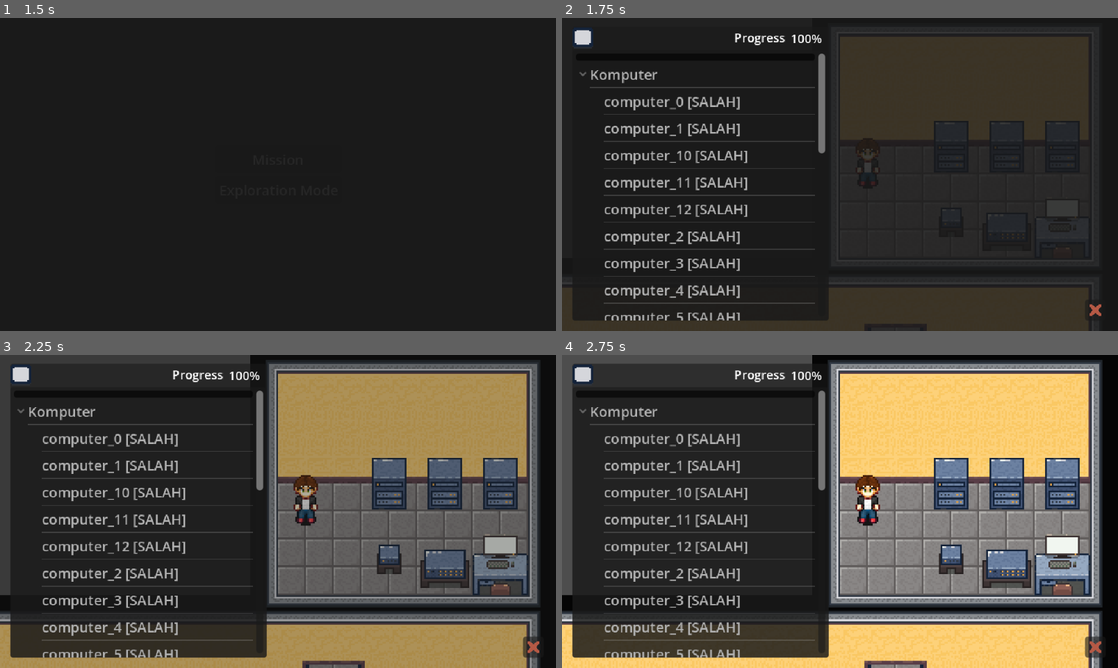
Above: before the commit, frames 1-4 (two rows, left to right).
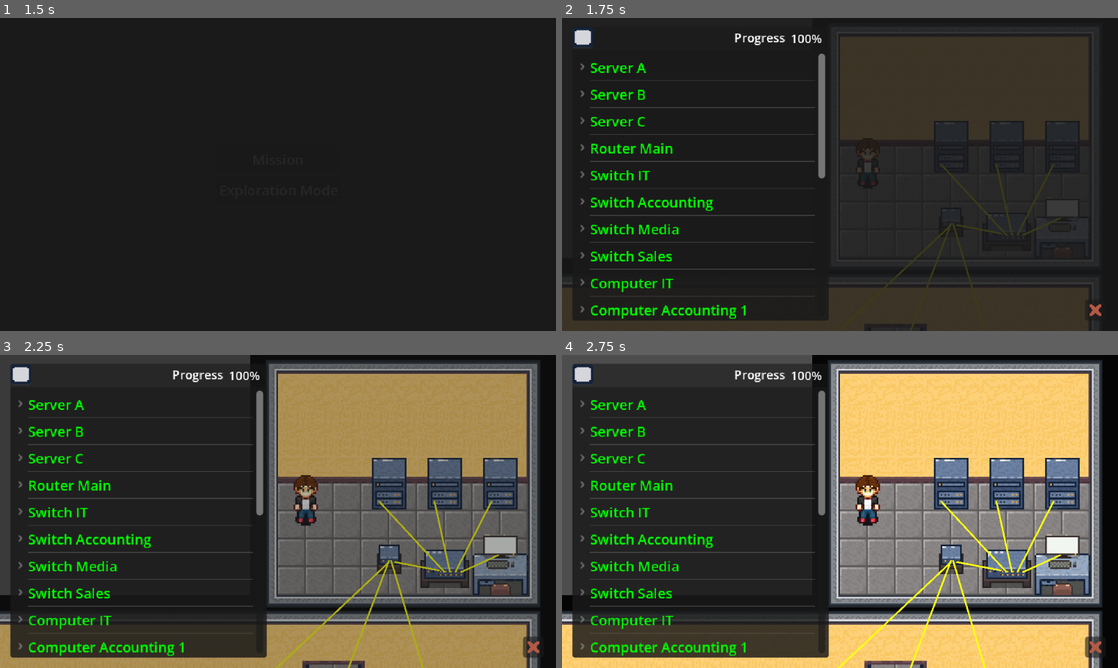
Above: after the commit, the same moments.

Repository: LutfiNR/troubleshooter
Game: Godot game, scene res://user_interface/menu.tscn
Two runs of this game, one before a commit and one after it. Both use one fixed random seed, a clock stepped at 60 frames per second and the inputs below.
Inputs (mouse positions are in pixels of both pictures, inside the frame that each line leads up to):
- Up to frame 1 (1.5 s): click "Mission" at 0.5 s; click "Exploration Mode" at 1.25 s
- Up to frame 2 (1.75 s): no input
- Up to frame 3 (2.25 s): drag from (500, 552) to (389, 483) at 2.02 s
- Up to frame 4 (2.75 s): no input

Frame 1 is identical in both runs. In frame 2, 7.6% of the frame differs, in the area x 3-90%, y 14-99%; in frame 3, 8.3%; in frame 4, 8.3%, in the area x 3-90%, y 14-100%.
Error after the commit: Parse Error: Too many arguments for "new()" call. Expected at most 0 but received 2. (res://entities/device/router/desktop/dhcp_relay.gd:74)

Commit message:
[feat] Add configuration list and progress - refactor device components setup

Diff:
--- a/autoloads/mission_manager/mission_manager.gd
+++ b/autoloads/mission_manager/mission_manager.gd
@@ -4,12 +4,14 @@
 @onready var empty_configuration: MissionData = preload("uid://dwqknavuvqsr")
 
 # Dictionary utama yang menampung evaluasi hierarkis untuk Tree UI
-var mission_item: Dictionary = {}
+var mission_item: Dictionary = { }
+
 
 func _ready() -> void:
 	NetworkDeviceManager.device_updated.connect(_on_device_updated)
 	if empty_configuration:
 		load_mission_configuration(empty_configuration)
+
 
 func load_mission_configuration(configuration: MissionData) -> void:
 	if not configuration:
@@ -23,10 +25,14 @@
 	ConnectionManager.connections.clear()
 
 	# Muat alat ke NetworkDeviceManager (gunakan duplicate agar data asli tidak tertimpa saat runtime)
-	if configuration.computer_devices: _load_devices_to_manager(configuration.computer_devices)
-	if configuration.server_devices: _load_devices_to_manager(configuration.server_devices)
-	if configuration.router_devices: _load_devices_to_manager(configuration.router_devices)
-	if configuration.switch_devices: _load_devices_to_manager(configuration.switch_devices)
+	if configuration.computer_devices:
+		_load_devices_to_manager(configuration.computer_devices)
+	if configuration.server_devices:
+		_load_devices_to_manager(configuration.server_devices)
+	if configuration.router_devices:
+		_load_devices_to_manager(configuration.router_devices)
+	if configuration.switch_devices:
+		_load_devices_to_manager(configuration.switch_devices)
 
 	# Muat koneksi kabel ke ConnectionManager
 	if configuration.connections:
@@ -35,26 +41,41 @@
 
 	print("[MissionManager] Mission loaded: ", configuration.title)
 
-	# Panggil evaluasi pertama kali untuk mengisi mission_item
 	evaluate_mission()
+
 
 func _load_devices_to_manager(devices_dict: Dictionary) -> void:
 	for id in devices_dict:
 		NetworkDeviceManager.add_device_data(devices_dict[id].duplicate(true))
 
+
 func _on_device_updated(_device_id: String) -> void:
 	# Setiap kali ada yang colok kabel/ubah IP, re-evaluasi
 	evaluate_mission()
+
 
 func get_mission_tree_data() -> Dictionary:
 	if mission_item.is_empty():
 		evaluate_mission()
 	return mission_item
 
+
+func set_mission_tree_data(
+		comp_results: Dictionary,
+		server_results: Dictionary,
+		router_results: Dictionary,
+		switch_results: Dictionary,
+) -> void:
+	mission_item.merge(server_results, true)
+	mission_item.merge(router_results, true)
+	mission_item.merge(switch_results, true)
+	mission_item.merge(comp_results, true)
+
+
 func evaluate_mission() -> Dictionary:
 	if not correct_configuration:
 		push_warning("Correct configuration is missing for grading!")
-		return {"mission_cleared": false}
+		return { "mission_cleared": false }
 
 	var is_mission_cleared = true
 
@@ -62,10 +83,10 @@
 	mission_item.clear()
 
 	# Buat kantong-kantong per kategori
-	var comp_results = {}
-	var server_results = {}
-	var router_results = {}
-	var switch_results = {}
+	var comp_results = { }
+	var server_results = { }
+	var router_results = { }
+	var switch_results = { }
 
 	# Verifikasi semua kategori perangkat, hasilnya dimasukkan ke kantongnya masing-masing
 	is_mission_cleared = _verify_category(NetworkDeviceManager.computer_devices, correct_configuration.computer_devices, comp_results) and is_mission_cleared
@@ -81,25 +102,16 @@
 	if not conn_status:
 		is_mission_cleared = false
 
-	# Susun mission_item secara hierarkis (Bentuk Inilah yang paling gampang dibaca oleh Tree Node)
-	mission_item["Komputer"] = comp_results
-	mission_item["Server"] = server_results
-	mission_item["Router"] = router_results
-	mission_item["Switch"] = switch_results
-	mission_item["Koneksi Kabel"] = {
-		"status": conn_status,
-		"error": "Jumlah kabel tidak sesuai (Seharusnya %d, Terpasang %d)" % [expected_conn, current_conn] if not conn_status else "",
-		"expected": expected_conn,
-		"current": current_conn
+	set_mission_tree_data(comp_results, server_results, router_results, switch_results)
+	return {
+		"mission_cleared": is_mission_cleared,
+		"details": mission_item,
 	}
 
-	return {
-		"mission_cleared": is_mission_cleared,
-		"details": mission_item
-	}
 
 func _verify_category(runtime_dict: Dictionary, correct_dict: Dictionary, results_out: Dictionary) -> bool:
-	if not correct_dict: return true
+	if not correct_dict:
+		return true
 	var category_cleared = true
 
 	for correct_id in correct_dict:
--- a/autoloads/network_device_manager/network_device_manager.gd
+++ b/autoloads/network_device_manager/network_device_manager.gd
@@ -7,6 +7,22 @@
 var server_devices: Dictionary[String, ServerDevice] = { }
 var router_devices: Dictionary[String, RouterDevice] = { }
 var switch_devices: Dictionary[String, SwitchDevice] = { }
+
+
+func _ready():
+	call_deferred("setup_devices")
+
+
+func setup_devices() -> void:
+	for device_id in computer_devices:
+		computer_devices[device_id].setup_device()
+	for device_id in server_devices:
+		server_devices[device_id].setup_device()
+	for device_id in router_devices:
+		router_devices[device_id].setup_device()
+	for device_id in switch_devices:
+		switch_devices[device_id].setup_device()
+	device_updated.emit("")
 
 
 func add_device_data(device_data: NetworkDevice) -> void:
@@ -73,6 +89,7 @@
 	print("[NetworkDeviceManager] ", device.device_id, "'s Power State changed to ", device.power)
 	device_updated.emit(device_id)
 
+
 func set_interface_state(device_id: String, interface_id: String, is_up: bool) -> void:
 	var device = get_device_data(device_id)
 	if device and device.has_interface(interface_id):
@@ -80,6 +97,7 @@
 		iface.state = NetworkInterface.InterfaceState.UP if is_up else NetworkInterface.InterfaceState.DOWN
 		device_updated.emit(device_id)
 		print("[NetworkDeviceManager] %s pada %s diubah menjadi %s" % [interface_id, device_id, "UP" if is_up else "DOWN"])
+
 
 func update_device(device_id: String, device_data: NetworkDevice) -> void:
 	if not device_data:
--- a/components/ip_address/ip_address.gd
+++ b/components/ip_address/ip_address.gd
@@ -11,7 +11,7 @@
 var valid: bool = false
 
 
-func _init(ip: String = "", mask: String = "255.255.255.0") -> void:
+func setup_ip_address(ip: String = "", mask: String = "255.255.255.0") -> void:
 	address = ip
 	subnet_mask = mask
 	valid = is_host_address_valid(ip, mask)
@@ -137,19 +137,19 @@
 
 # Verify IP configuration
 func verify_configuration(correct_configuration: IPAddress) -> Dictionary:
-	if not correct_configuration:
-		return {
-			"status": false,
-			"error": "Invalid comparison IP",
-		}
-
 	var address_result := _verify_address(correct_configuration.address)
 	var subnet_result := _verify_subnet_mask(correct_configuration.subnet_mask)
-
 	var is_correct: bool = (
 			address_result.status
 			and subnet_result.status
 	)
+	if not correct_configuration:
+		return {
+			"status": false,
+			"address": address_result,
+			"subnet_mask": subnet_result,
+			"error": "Invalid comparison IP",
+		}
 
 	return {
 		"address": address_result,
--- a/components/network_device/computer/computer_device.gd
+++ b/components/network_device/computer/computer_device.gd
@@ -15,8 +15,7 @@
 @export var neighbors: Array[NeighborhoodData] = []
 
 
-func _init() -> void:
-	# Default interface
+func setup_device() -> void:
 	if interfaces.is_empty():
 		var iface: NetworkInterface = NetworkInterface.new()
 
@@ -29,6 +28,9 @@
 				break
 
 		interfaces[iface.id] = iface
+
+	for iface_id in interfaces:
+		interfaces[iface_id].setup_ip()
 
 
 # Set IP allocation type
@@ -142,6 +144,7 @@
 
 	var interface_result: Dictionary = _verify_interfaces(
 		correct_computer.interfaces,
+		correct_computer.ip_allocation_type,
 	)
 
 	var is_correct: bool = (
@@ -151,7 +154,6 @@
 			and dns_result.status
 			and interface_result.status
 	)
-
 	var result: Dictionary = base_result.duplicate()
 
 	result.merge(
@@ -212,7 +214,21 @@
 # Verify interfaces
 func _verify_interfaces(
 		correct_interfaces: Dictionary[String, NetworkInterface],
+		correct_ip_allocation_type: IPAllocationType,
 ) -> Dictionary:
+	if correct_ip_allocation_type == IPAllocationType.DHCP:
+		# For DHCP, we only check if interfaces are present, not their configuration
+		for interface_id in correct_interfaces.keys():
+			if not interfaces.has(interface_id):
+				return {
+					"status": false,
+					"error": "Missing interface '%s'" % interface_id,
+				}
+
+		return {
+			"status": true,
+		}
+
 	if interfaces.size() != correct_interfaces.size():
 		return {
 			"status": false,
--- a/components/network_device/router/router_device.gd
+++ b/components/network_device/router/router_device.gd
@@ -13,8 +13,7 @@
 var dhcp_relays: Dictionary[String, DHCPRelay] = { }
 
 
-func _init() -> void:
-	# Default router interface
+func setup_device() -> void:
 	if interfaces.is_empty():
 		for i: int in range(4):
 			var iface: NetworkInterface = NetworkInterface.new()
@@ -28,6 +27,9 @@
 					iface.has_connection = true
 					break
 			interfaces[iface.id] = iface
+	for iface_id in interfaces:
+		interfaces[iface_id].setup_ip()
+
 
 # Set interface
 func set_interface(
@@ -54,6 +56,7 @@
 # Get all interfaces
 func get_interfaces() -> Dictionary[String, NetworkInterface]:
 	return interfaces
+
 
 # Add neighbor
 func add_neighbor(neighbor: NeighborhoodData) -> void:
--- a/components/network_device/server/server_device.gd
+++ b/components/network_device/server/server_device.gd
@@ -50,23 +50,21 @@
 @export var mail_configuration: Array[MailService] = []
 
 
-func _init() -> void:
-	# Default interface untuk Server (eth0)
+func setup_device() -> void:
 	if interfaces.is_empty():
 		var iface: NetworkInterface = NetworkInterface.new()
 		iface.id = "eth0"
 		iface.layer = NetworkInterface.InterfaceLayer.THIRDLAYER
 		interfaces[iface.id] = iface
-
-# ==========================================
-# MANAJEMEN INTERFACE FUNGSI
-# ==========================================
+	for iface_id in interfaces:
+		interfaces[iface_id].setup_ip()
 
 
 func add_interface(interface_data: NetworkInterface) -> void:
 	if not interface_data:
 		return
 	interfaces[interface_data.id] = interface_data
+	interfaces[interface_data.id].setup_ip()
 
 
 func remove_interface(interface_id: String) -> void:
--- a/components/network_device/switch/switch_device.gd
+++ b/components/network_device/switch/switch_device.gd
@@ -8,8 +8,7 @@
 @export var interfaces: Dictionary[String, NetworkInterface] = { }
 
 
-func _init() -> void:
-	# Create default switch ports
+func setup_device() -> void:
 	if interfaces.is_empty():
 		for i: int in range(total_ports):
 			var iface: NetworkInterface = NetworkInterface.new()
@@ -18,6 +17,9 @@
 			iface.layer = NetworkInterface.InterfaceLayer.SECONDLAYER
 
 			interfaces[iface.id] = iface
+
+	for iface_id in interfaces:
+		interfaces[iface_id].setup_ip()
 
 
 # Add interface
--- a/components/network_interface/network_interface.gd
+++ b/components/network_interface/network_interface.gd
@@ -21,22 +21,16 @@
 @export var export_subnet_mask: String = ""
 
 var has_connection: bool = false
-var ip: IPAddress = null
+var ip: IPAddress
 
 
-func _init() -> void:
-	setup_ip_address()
-
-
-func setup_ip_address() -> void:
+func setup_ip() -> void:
 	# Layer 2 interfaces do not use IP
 	if is_layer2():
 		ip = null
 		return
-	ip = IPAddress.new(
-		export_ip_address,
-		export_subnet_mask,
-	)
+	ip = IPAddress.new()
+	ip.setup_ip_address(export_ip_address, export_subnet_mask)
 	if not ip.valid:
 		if ip.address != "":
 			push_error("Invalid IP configuration on interface '%s'" % id)
@@ -74,14 +68,19 @@
 	var ip_result := {
 		"status": true,
 	}
-
-	# Verify IP only for layer 3
+	var ip_correct = IPAddress.new()
+	ip_correct.setup_ip_address(correct_configuration.export_ip_address, correct_configuration.export_subnet_mask)
 	if is_layer3():
-		if ip and correct_configuration.ip:
-			ip_result = ip.verify_configuration(correct_configuration.ip)
+		if ip and ip_correct:
+			ip_result = ip.verify_configuration(ip_correct)
 		else:
 			ip_result = {
 				"status": false,
+				"id": id_result,
+				"state": state_result,
+				"mac_address": mac_result,
+				"layer": layer_result,
+				"ip": ip_result,
 				"error": "Missing IP configuration",
 			}
 
--- a/entities/player/player.tscn
+++ b/entities/player/player.tscn
@@ -238,8 +238,8 @@
 layout_mode = 2
 size_flags_horizontal = 3
 size_flags_vertical = 3
-column_titles_visible = true
 hide_root = true
+scroll_horizontal_enabled = false
 script = ExtResource("6_qiwj3")
 
 [node name="Label" type="Label" parent="CanvasLayer/Panel" unique_id=1818687123]
--- a/entities/tree.gd
+++ b/entities/tree.gd
@@ -1,21 +1,65 @@
 extends Tree
+
+const COLOR: Dictionary = {
+	false: Color.CRIMSON,
+	true: Color.GREEN,
+}
+
 
 func _ready() -> void:
 	clear()
 	populate_ui_tree()
 
+
 func populate_ui_tree() -> void:
 	var root = create_item()
 	var data = MissionManager.get_mission_tree_data()
-	# Looping level 1: Kategori (Komputer, Server, Switch, Kabel)
-	for category in data.keys():
-		var category_item = create_item(root)
-		category_item.set_text(0, category)
-		var category_data = data[category]
-		for device_name in category_data.keys():
-			# Abaikan metadata yang bukan merupakan dictionary dari alat
-			if typeof(category_data[device_name]) != TYPE_DICTIONARY: continue
-			var device_result = category_data[device_name]
-			var device_item = create_item(category_item)
-			var status_text = "[OK]" if device_result.get("status", false) else "[SALAH]"
-			device_item.set_text(0, device_name + " " + status_text)
+	for dev in data.keys():
+		populate_device(root, data[dev])
+
+
+func populate_device(parent: TreeItem, device: Dictionary) -> void:
+	var tree = create_item(parent)
+	tree.collapsed = true
+	var text = device["hostname"]["correct"]
+	tree.set_text(0, text)
+	tree.set_custom_color(0, COLOR.get(device["status"]))
+
+	populate_device_power_status(tree, device.get("power"))
+
+	var iface_tree = create_item(tree)
+	iface_tree.set_text(0, "Interfaces")
+	iface_tree.set_custom_color(0, COLOR.get(device["interfaces"]["status"]))
+	if device["interfaces"].has("results"):
+		populate_interface(iface_tree, device.get("interfaces").get("results"))
+
+
+func populate_interface(parent: TreeItem, interfaces: Dictionary) -> void:
+	for iface in interfaces:
+		var i_tree = create_item(parent)
+		i_tree.set_text(0, iface)
+		i_tree.set_custom_color(0, COLOR.get(interfaces[iface]["status"]))
+		populate_interface_state_status(i_tree, interfaces[iface]["state"])
+		populate_interface_ip(i_tree, interfaces[iface]["ip"])
+
+
+func populate_device_power_status(parent: TreeItem, power: Dictionary) -> void:
+	var dev_tree = create_item(parent)
+	dev_tree.set_text(0, "State [ON]")
+	dev_tree.set_custom_color(0, COLOR.get(power["status"]))
+
+
+func populate_interface_state_status(parent: TreeItem, interface_state: Dictionary) -> void:
+	var iface_status = create_item(parent)
+	iface_status.set_text(0, "Power [ON]")
+	iface_status.set_custom_color(0, COLOR.get(interface_state["status"]))
+
+
+func populate_interface_ip(parent: TreeItem, interface_ip: Dictionary) -> void:
+	if interface_ip.has("address"):
+		var ip_address = create_item(parent)
+		ip_address.set_text(0, "IP Address " + interface_ip["address"]["correct"])
+		ip_address.set_custom_color(0, COLOR.get(interface_ip["address"]["status"]))
+		var subnet_mask = create_item(parent)
+		subnet_mask.set_text(0, "Subnet Mask " + interface_ip["subnet_mask"]["correct"])
+		subnet_mask.set_custom_color(0, COLOR.get(interface_ip["subnet_mask"]["status"]))
--- a/resources/correct_configuration/server_b/server_b.tres
+++ b/resources/correct_configuration/server_b/server_b.tres
@@ -5,6 +5,7 @@
 [ext_resource type="Script" uid="uid://dd6yhu00lubch" path="res://components/network_services/ftp_service/ftp_service.gd" id="3_gnvud"]
 [ext_resource type="Script" uid="uid://8a1egdjtlndj" path="res://components/network_interface/network_interface.gd" id="4_tft7b"]
 [ext_resource type="Script" uid="uid://d0p2lc1igmroh" path="res://components/network_services/mail_service/mail_service.gd" id="5_afrkp"]
+[ext_resource type="Resource" uid="uid://dqwd7t4tcvvrb" path="res://resources/correct_configuration/server_b/eth0.tres" id="5_cbjob"]
 [ext_resource type="Resource" uid="uid://bm6ojpwpcs1lh" path="res://resources/correct_configuration/server_b/mail_service/mail_service.tres" id="6_afrkp"]
 [ext_resource type="Script" uid="uid://v4wpr3xnvwy3" path="res://components/network_services/database_service/mariadb_service.gd" id="6_cbjob"]
 [ext_resource type="Script" uid="uid://4e050fk3gmtl" path="res://components/network_services/remote_service/remote_service.gd" id="7_85hx7"]
@@ -19,6 +20,9 @@
 script = ExtResource("9_n5mxg")
 default_gateway = "192.168.1.1"
 dns_server = "192.168.1.254"
+interfaces = Dictionary[String, ExtResource("4_tft7b")]({
+"eth0": ExtResource("5_cbjob")
+})
 installed_packages = Array[String](["mariadb-server", "postfix", "openssh-server", "apache2"])
 web_service = 1
 web_configuration = Array[ExtResource("10_vpuq0")]([ExtResource("14_70vi8")])
--- a/resources/missions/correct_configuration.tres
+++ b/resources/missions/correct_configuration.tres
@@ -5,15 +5,15 @@
 [ext_resource type="Resource" uid="uid://l2ws6d25a5l5" path="res://resources/correct_configuration/computer_accounting_1/computer_acc_1.tres" id="2_qc0t1"]
 [ext_resource type="Resource" uid="uid://mgdhjs5fybqp" path="res://resources/correct_configuration/computer_it/computer_it.tres" id="2_xvlsx"]
 [ext_resource type="Script" uid="uid://b0an7h2vytnoi" path="res://components/network_device/router/router_device.gd" id="3_qc0t1"]
+[ext_resource type="Resource" path="res://resources/correct_configuration/computer_accounting_2/computer_acc_2.tres" id="4_83rnp"]
 [ext_resource type="Resource" uid="uid://bhu0xpbkh45f8" path="res://resources/correct_configuration/computer_sales_2/computer_sales_2.tres" id="4_ayhse"]
 [ext_resource type="Script" uid="uid://xftgwibuutmc" path="res://components/mission/mission_data.gd" id="4_te0pm"]
 [ext_resource type="Script" uid="uid://d27u2rul5ujwv" path="res://components/network_device/server/server_device.gd" id="5_2lmhe"]
+[ext_resource type="Resource" path="res://resources/correct_configuration/computer_accounting_3/computer_acc_3.tres" id="5_4hjp4"]
 [ext_resource type="Resource" uid="uid://c4mpjbv4g8g3l" path="res://resources/correct_configuration/computer_sales_3/computer_sales_3.tres" id="5_xuprk"]
+[ext_resource type="Resource" path="res://resources/correct_configuration/computer_accounting_4/computer_acc_4.tres" id="6_cu13l"]
 [ext_resource type="Script" uid="uid://bfbosgxgoqlrw" path="res://components/network_device/switch/switch_device.gd" id="6_jqf01"]
 [ext_resource type="Resource" uid="uid://cyx4g1nrpsoey" path="res://resources/correct_configuration/computer_sales_4/computer_sales_4.tres" id="6_ox3wl"]
-[ext_resource type="Resource" uid="uid://ypbnd8f4v8fr" path="res://resources/correct_configuration/computer_accounting_2/computer_acc_1.tres" id="7_owwe3"]
-[ext_resource type="Resource" uid="uid://brm2iaqx6bpx3" path="res://resources/correct_configuration/computer_accounting_3/computer_acc_1.tres" id="8_8jljq"]
-[ext_resource type="Resource" uid="uid://fthahbgay7os" path="res://resources/correct_configuration/computer_accounting_4/computer_acc_1.tres" id="9_plkgk"]
 [ext_resource type="Resource" uid="uid://d3kdasmujftgv" path="res://resources/correct_configuration/computer_media_1/computer_media_1.tres" id="10_1rlxk"]
 [ext_resource type="Resource" uid="uid://dayckybajjh2u" path="res://resources/correct_configuration/computer_media_2/computer_media_2.tres" id="11_6wr4u"]
 [ext_resource type="Resource" uid="uid://c87hakb3j2a6w" path="res://resources/correct_configuration/computer_media_3/computer_media_3.tres" id="12_b0w5q"]
@@ -56,17 +56,17 @@
 computer_devices = Dictionary[String, ExtResource("1_3apqg")]({
 "computer_0": ExtResource("2_xvlsx"),
 "computer_1": ExtResource("2_qc0t1"),
-"computer_10": ExtResource("4_ayhse"),
-"computer_11": ExtResource("5_xuprk"),
-"computer_12": ExtResource("6_ox3wl"),
-"computer_2": ExtResource("7_owwe3"),
-"computer_3": ExtResource("8_8jljq"),
-"computer_4": ExtResource("9_plkgk"),
-"computer_5": ExtResource("10_1rlxk"),
-"computer_6": ExtResource("11_6wr4u"),
-"computer_7": ExtResource("12_b0w5q"),
-"computer_8": ExtResource("13_1ysoq"),
-"computer_9": ExtResource("14_01g23")
+"computer_10": ExtResource("11_6wr4u"),
+"computer_11": ExtResource("12_b0w5q"),
+"computer_12": ExtResource("13_1ysoq"),
+"computer_2": ExtResource("4_83rnp"),
+"computer_3": ExtResource("5_4hjp4"),
+"computer_4": ExtResource("6_cu13l"),
+"computer_5": ExtResource("14_01g23"),
+"computer_6": ExtResource("4_ayhse"),
+"computer_7": ExtResource("5_xuprk"),
+"computer_8": ExtResource("6_ox3wl"),
+"computer_9": ExtResource("10_1rlxk")
 })
 router_devices = Dictionary[String, ExtResource("3_qc0t1")]({
 "router_0": ExtResource("17_6wr4u")
--- a/world/office.tscn
+++ b/world/office.tscn
@@ -33,7 +33,6 @@
 tile_set = ExtResource("3_g3noi")
 
 [node name="Connections" type="Node2D" parent="Main" unique_id=759012094]
-visible = false
 z_index = 1
 position = Vector2(606, -78)
 
Renamed: resources/correct_configuration/computer_accounting_2/computer_acc_1.tres -> resources/correct_configuration/computer_accounting_2/computer_acc_2.tres
Renamed: resources/correct_configuration/computer_accounting_3/computer_acc_1.tres -> resources/correct_configuration/computer_accounting_3/computer_acc_3.tres
Renamed: resources/correct_configuration/computer_accounting_4/computer_acc_1.tres -> resources/correct_configuration/computer_accounting_4/computer_acc_4.tres
